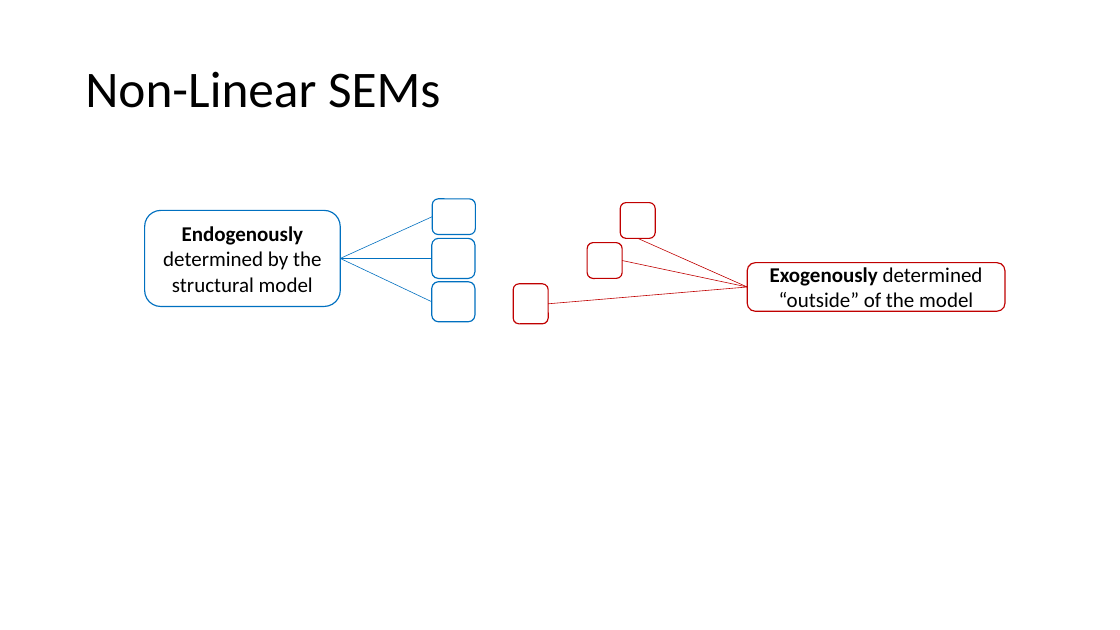
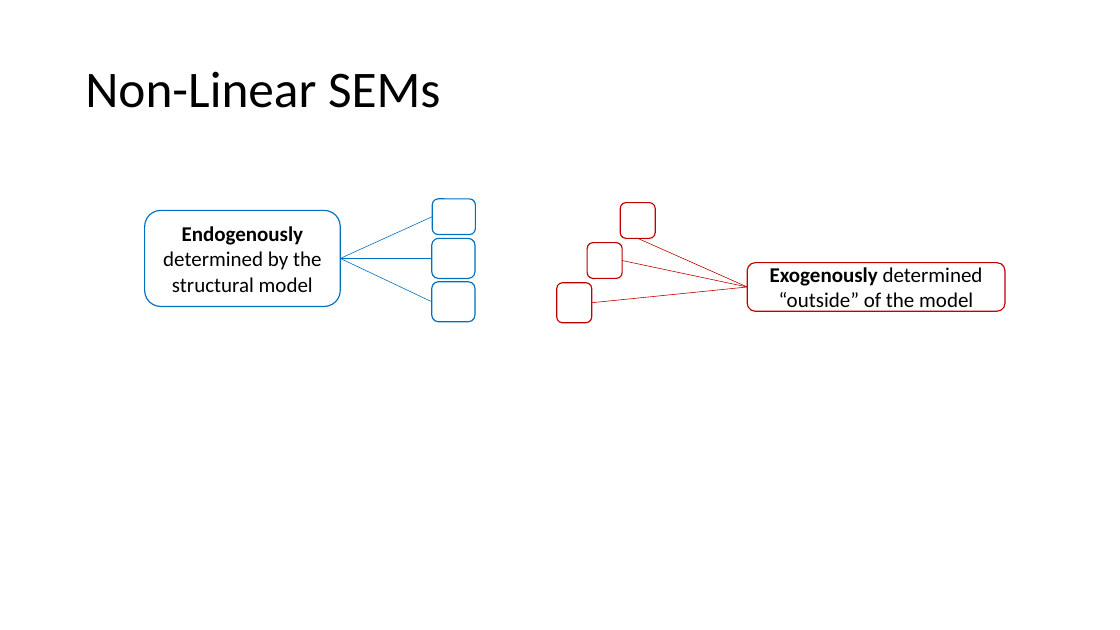
Before and after one commit to stanford-msande228/winter23, a slide deck: slide 9 of MSANDE228_Lecture8_DAGs.pptx. Drawn at 1120x630 pixels with LibreOffice and Linux fonts; fonts in the diff are those of the drawing; grey boxes stand for pictures. Boxes give left, top, right and bottom in pixels: in the first picture for what was removed or moved away, otherwise in the second. Text is boxed around its words. In the diff, an @@ line names an element or a change of style, - is before the commit and + after.

Commit message:
updates on lecture

```diff
--- a/MSANDE228_Lecture8_DAGs.pptx
+++ b/MSANDE228_Lecture8_DAGs.pptx
@@ rounded rectangle: place and size @@
-rounded rectangle at [513, 284, 549, 324]
+rounded rectangle at [557, 283, 592, 323]
@@ line moved from (549, 304) - (748, 287) to (592, 302) - (748, 287) @@
```
Also in this commit, not shown: 3 other slides changed, 3 other files.
